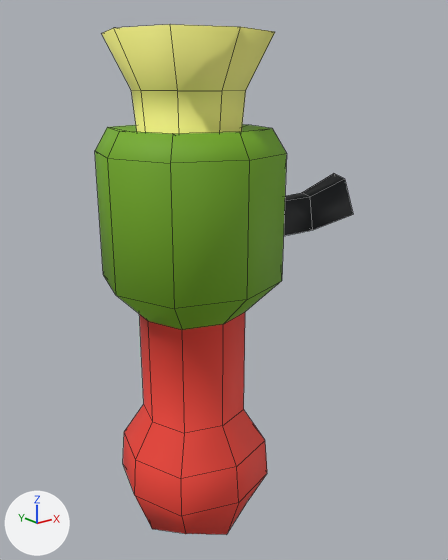
What one commit did to the OBJ model Assets/Models/Weapon/gun.obj.
One viewpoint serves both versions: a 50 mm camera at (-2.06, -2.89, 1.6) aimed at (0.31, 0.07, 0.41). Lighting does not change. The marker at lower left points along +X, +Y and +Z. Mesh edges are drawn as thin lines. Where no turn or scale is listed for an object, it has been applied to the vertices.

The scene before the commit, as lines of its bpy script (objects in view):
```python
me_sword_003 = bpy.data.meshes.new('Sword.003')
me_sword_003.from_pydata(...)  # 129 vertices, 125 faces; spans x -0.51..0.99, y -0.51..0.69, z -1.21..1.87
me_sword_003.polygons.foreach_set('use_smooth', [True] * 125)
me_sword_003.materials.append(mat_material_001)  # picture img_weapon_png
ob_sword_003 = bpy.data.objects.new('Sword.003', me_sword_003)
ob_sword_003.location = (0.0, 0.0, 0.0)
```
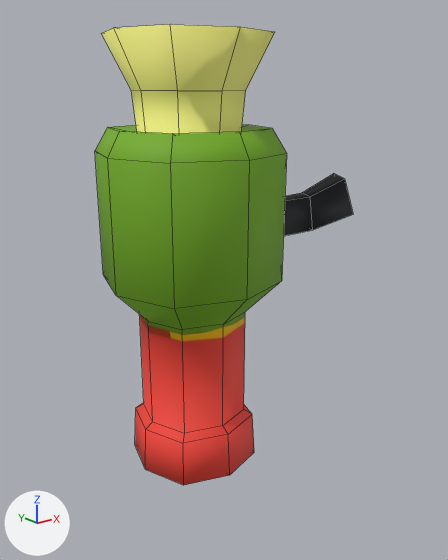
The newer file is also turned or shifted as a whole; pictures and numbers use the older file's frame.

Location of each change, [x1, y1, x2, y2] in pixels of the pictures (448 x 560 px; the box of a moved part takes in the faces that stretch with it):
'Sword.003', reshaped (10% shorter): before [95, 24, 353, 535]; after [95, 24, 353, 485]
part 1 of me_sword_003, moved or reshaped (not visible afterwards): before [135, 475, 266, 535]
part 2 of me_sword_003, surface changed: before [123, 312, 267, 516]; after [135, 312, 254, 485]

Edits to the bpy script that builds the scene:
```text
Change me_sword_003:
    used by ob_sword_003; location = (0.0, 0.0, 0.0)
    remove me_sword_003.from_pydata(...)  # 129 vertices, 125 faces; spans x -0.51..0.99, y -0.51..0.69, z -1.21..1.87
    add me_sword_003.from_pydata(...)  # 128 vertices, 122 faces; spans x -0.51..0.99, y -0.51..0.69, z -0.68..1.87
    me_sword_003 part 1
    5 vertices are removed from x -0.34..0.34, y -0.34..0.34, z -1.21..-1.11
    12 faces are deleted
    20 vertices move from x -0.45..0.45, y -0.45..0.45, z -1.03..-0.57 to x -0.37..0.37, y -0.37..0.37, z -0.68..-0.38
    4 vertices are added at (0.27, 0.0, -0.68), (0.0, 0.27, -0.68), (-0.27, 0.0, -0.68), (0.0, -0.27, -0.68)
    9 new faces join them
    me_sword_003 part 2: 24 kept faces spanning x -0.37..0.37, y -0.37..0.37, z -0.66..0.3 get new texture (UV) coordinates
```
